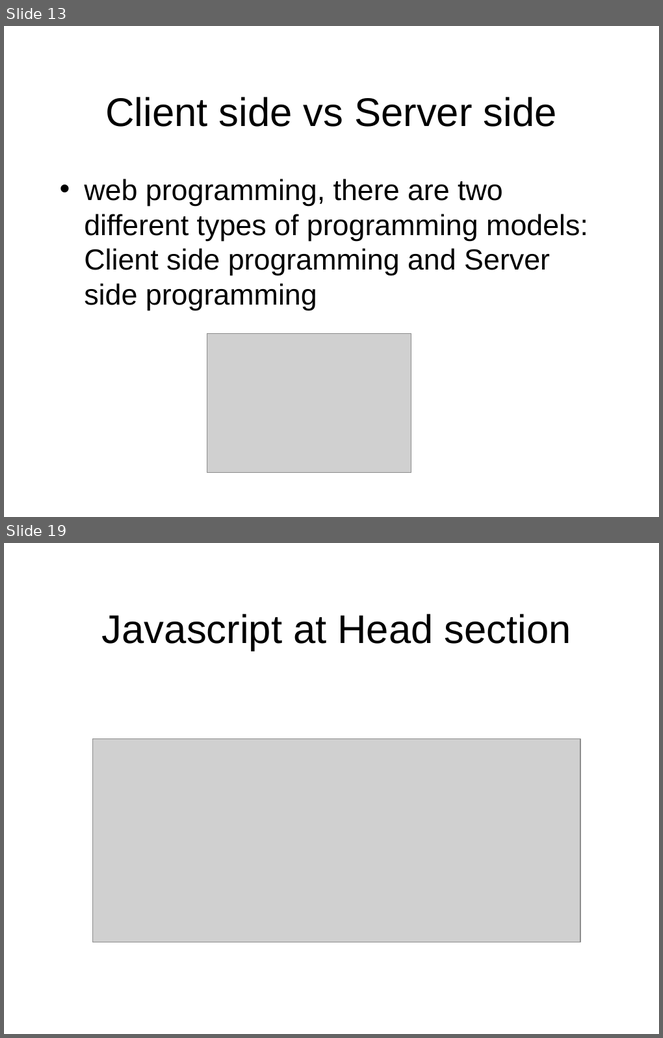
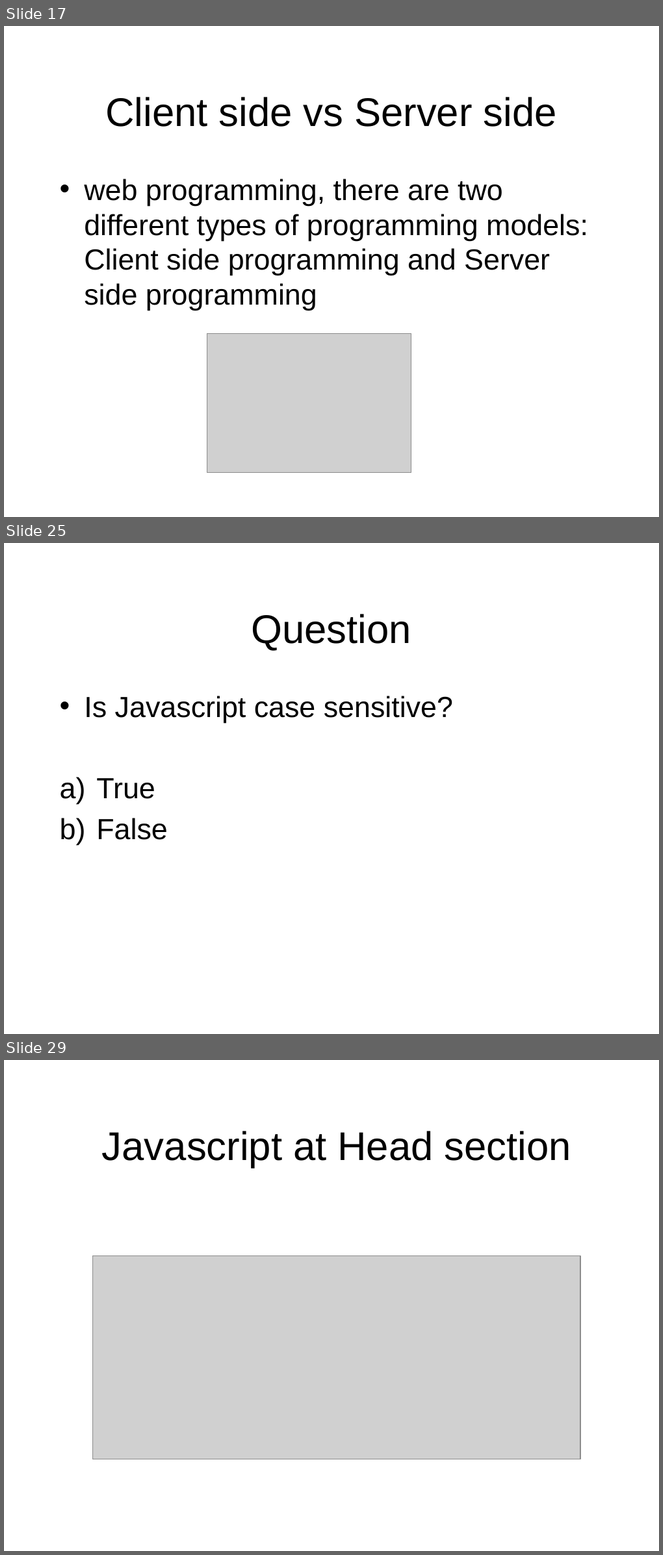
Before and after one commit to octaviordz/zjnu2017.github.io, a slide deck: WAD/lectures/080--Dynamic.vs.Static.Websites.pptx. Shown one above the other, each under a label of ours: slides 13 and 19 before the commit, slides 17, 25 and 29 after it; the slides between them are not shown. The pictures are 663x1038 and 663x1555 pixels, drawn with LibreOffice and Linux fonts; fonts in the diff are those of the drawing; grey boxes stand for pictures. Boxes give left, top, right and bottom in pixels: in the first picture for what was removed or moved away, otherwise in the second. Text is boxed around its words. In the diff, an @@ line names an element or a change of style, - is before the commit and + after.

```diff
--- a/WAD/lectures/080--Dynamic.vs.Static.Websites.pptx
+++ b/WAD/lectures/080--Dynamic.vs.Static.Websites.pptx
@@ slide 25 added at [4, 543, 659, 1034], background #FFFFFF @@
@@ title added at [252, 614, 412, 651], 44 pt, text #000000 @@
+Question
@@ text added at [84, 696, 453, 840], 32 pt, text #000000 @@
+• Is Javascript case sensitive?
+a) True
+b) False
@@ what was slide 13 is now slide 17 @@
@@ what was slide 19 is now slide 29 @@
```
Also in this commit, not shown: 8 slides changed, 9 other slides added.
